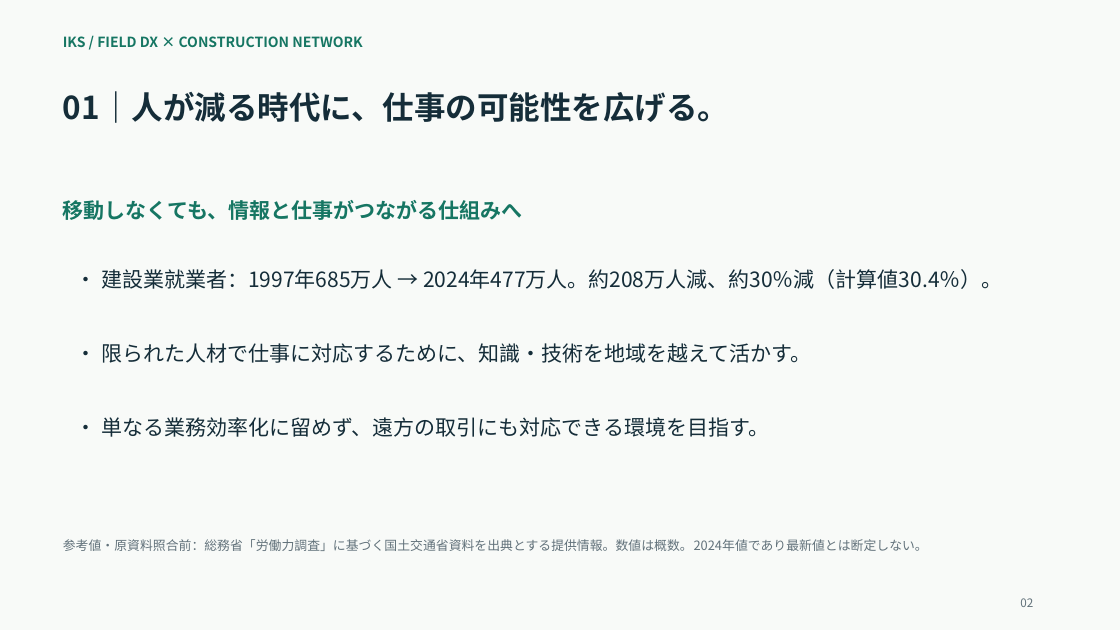
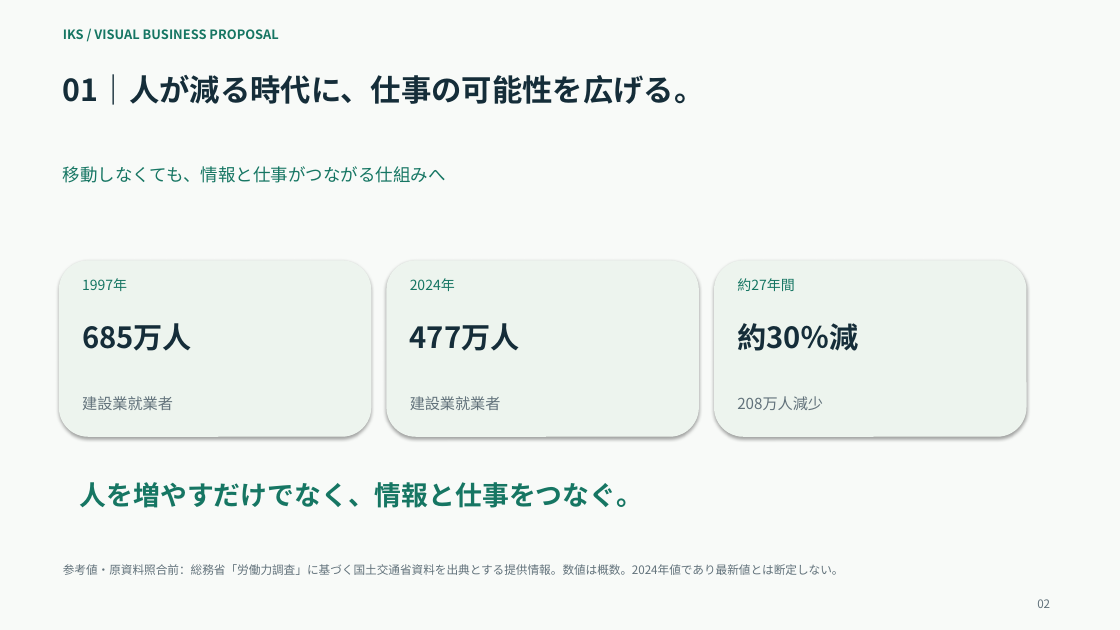
Before and after one commit to kametyosu/IKS-HP, a slide deck: slide 2 of proposal.pptx. Drawn at 1120x630 pixels with LibreOffice and Linux fonts; fonts in the diff are those of the drawing. Boxes give left, top, right and bottom in pixels: in the first picture for what was removed or moved away, otherwise in the second. Text is boxed around its words. In the diff, an @@ line names an element or a change of style, - is before the commit and + after.

```diff
--- a/proposal.pptx
+++ b/proposal.pptx
@@ text at [63,29,278,39]: text changed; size 12 to 11 pt @@
-IKS / FIELD DX × CONSTRUCTION NETWORK
+IKS / VISUAL BUSINESS PROPOSAL
@@ text "01｜人が減る時代に、仕事の可能性を広げる。": place and size @@
-text "01｜人が減る時代に、仕事の可能性を広げる。" at [63,91,729,123]
+text "01｜人が減る時代に、仕事の可能性を広げる。" at [63,74,705,105]
@@ text "01｜人が減る時代に、仕事の可能性を広げる。" at [63,74,705,105]: size 27 to 26 pt @@
@@ text "移動しなくても、情報と仕事がつながる仕組みへ": place and size @@
-text "移動しなくても、情報と仕事がつながる仕組みへ" at [63,200,523,220]
+text "移動しなくても、情報と仕事がつながる仕組みへ" at [63,166,446,183]
@@ text "移動しなくても、情報と仕事がつながる仕組みへ" at [63,166,446,183]: size 18 to 15 pt, bold off @@
@@ rounded rectangle added at [59,260,371,437], fill #EDF4EE @@
@@ text removed at [101,269,1003,289] @@
-• 建設業就業者：1997年685万人 → 2024年477万人。約208万人減、約30％減（計算値30.4％）。
@@ rounded rectangle added at [386,260,699,437], fill #EDF4EE @@
@@ rounded rectangle added at [714,260,1027,437], fill #EDF4EE @@
@@ text added at [82,278,127,291], 12 pt, text #167663 @@
+1997年
@@ text added at [410,278,455,291], 12 pt, text #167663 @@
+2024年
@@ text added at [737,278,794,291], 12 pt, text #167663 @@
+約27年間
@@ text added at [82,323,192,351], 25 pt, text #152D39, bold @@
+685万人
@@ text added at [410,323,520,351], 25 pt, text #152D39, bold @@
+477万人
@@ text added at [737,323,859,351], 25 pt, text #152D39, bold @@
+約30％減
@@ text removed at [101,343,811,363] @@
-• 限られた人材で仕事に対応するために、知識・技術を地域を越えて活かす。
@@ text added at [82,396,173,410], 13 pt, text #62727B @@
+建設業就業者
@@ text removed at [101,417,769,437] @@
-• 単なる業務効率化に留めず、遠方の取引にも対応できる環境を目指す。
@@ text added at [410,396,501,410], 13 pt, text #62727B @@
+建設業就業者
@@ text added at [737,396,823,410], 13 pt, text #62727B @@
+208万人減少
@@ text added at [80,482,644,508], 23 pt, text #167663, bold @@
+人を増やすだけでなく、情報と仕事をつなぐ。
@@ text "参考値・原資料照合前：総務省「労働力調査」に基づく国土交通省資料を出典とする提供情報。数値は概数。2024年値であり最新 ...": place and size @@
-text "参考値・原資料照合前：総務省「労働力調査」に基づく国土交通省資料を出典とする提供情報。数値は概数。2024年値であり最新 ..." at [63,539,928,551]
+text "参考値・原資料照合前：総務省「労働力調査」に基づく国土交通省資料を出典とする提供情報。数値は概数。2024年値であり最新 ..." at [63,564,844,575]
@@ text "参考値・原資料照合前：総務省「労働力調査」に基づく国土交通省資料を出典とする提供情報。数値は概数。2024年値であり最新 ..." at [63,564,844,575]: size 11 to 10 pt @@
@@ text "02": place and size @@
-text "02" at [1020,598,1033,607]
+text "02" at [1037,599,1050,608]
```
Also in this commit, not shown: 8 other slides changed, 1 slide added, 1 slide removed, 4 other files.
